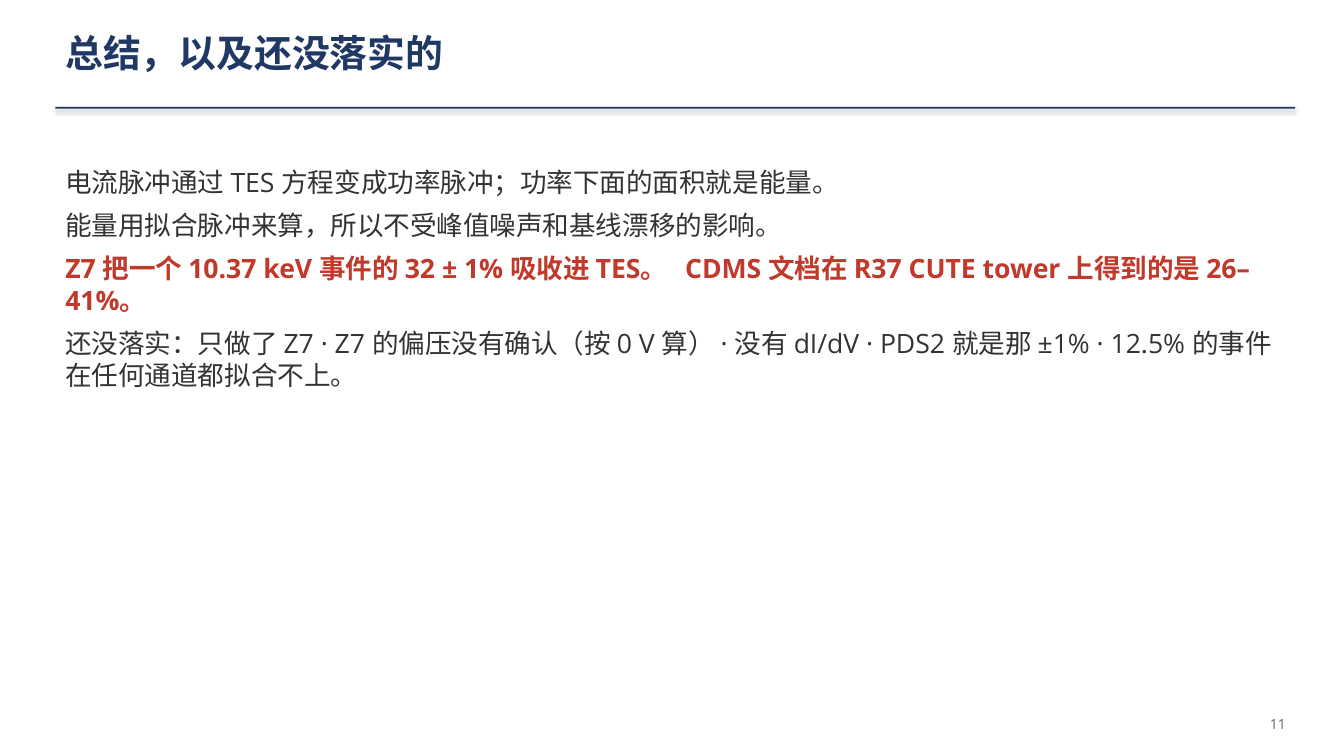
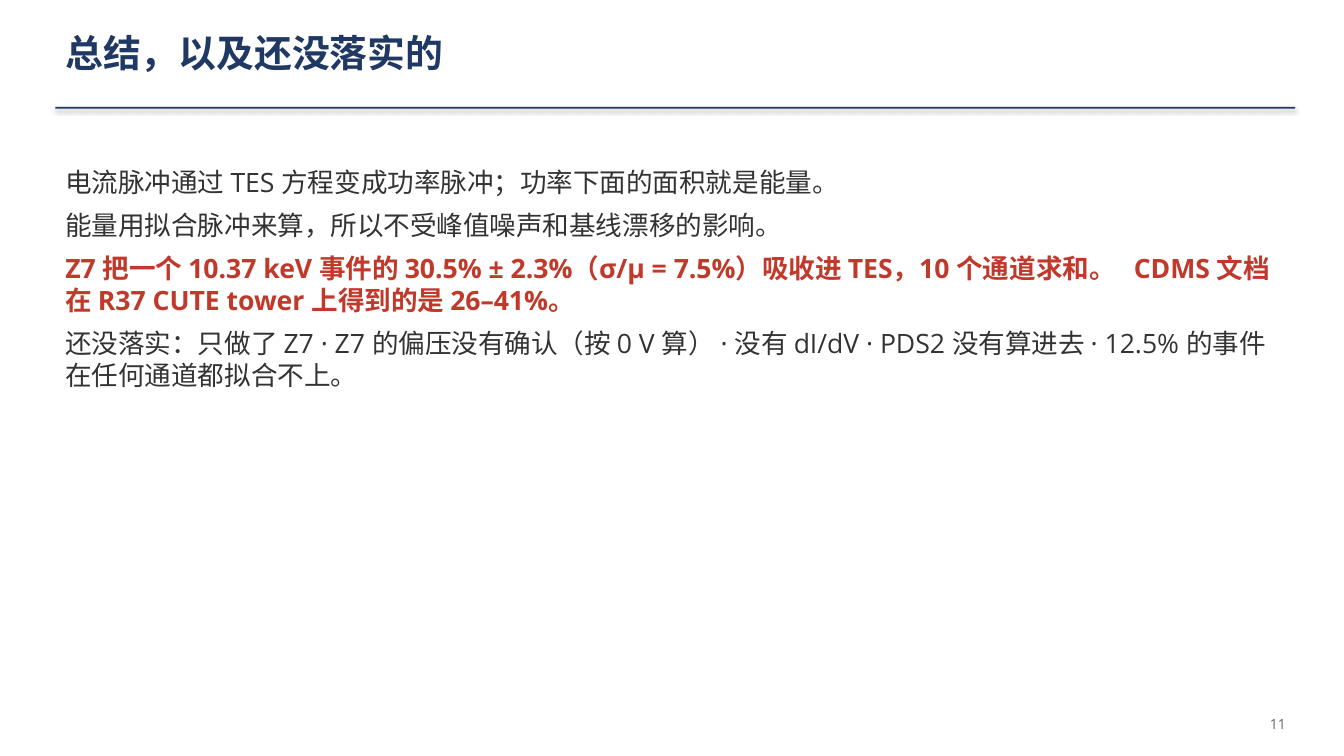
Before and after one commit to ZhihengLi0/urop, a slide deck: slide 11 of snolab/collection_efficiency/presentation/SNOLAB_R4_collection_efficiency_20260910_zh.pptx. Drawn at 1344x756 pixels with LibreOffice and Linux fonts; fonts in the diff are those of the drawing. Boxes give left, top, right and bottom in pixels: in the first picture for what was removed or moved away, otherwise in the second. Text is boxed around its words. In the diff, an @@ line names an element or a change of style, - is before the commit and + after.

```diff
--- a/snolab/collection_efficiency/presentation/SNOLAB_R4_collection_efficiency_20260910_zh.pptx
+++ b/snolab/collection_efficiency/presentation/SNOLAB_R4_collection_efficiency_20260910_zh.pptx
@@ text at <box>65,255,1270,387</box>: text changed; text colour #333333 to #C0392B; bold on @@
-Z7 把一个 10.37 keV 事件的 32 ± 1% 吸收进 TES。 CDMS 文档在 R37 CUTE tower 上得到的是 26–41%。
-还没落实：只做了 Z7 · Z7 的偏压没有确认（按 0 V 算） · 没有 dI/dV · PDS2 就是那 ±1% · 12.5% 的事件在任何通道都拟合不上。
+Z7 把一个 10.37 keV 事件的 30.5% ± 2.3%（σ/μ = 7.5%）吸收进 TES，10 个通道求和。 CDMS 文档在 R37 CUTE tower 上得到的是 26–41%。
+还没落实：只做了 Z7 · Z7 的偏压没有确认（按 0 V 算） · 没有 dI/dV · PDS2 没有算进去 · 12.5% 的事件在任何通道都拟合不上。
```
Also in this commit, not shown: 2 other slides changed, 16 other files.
